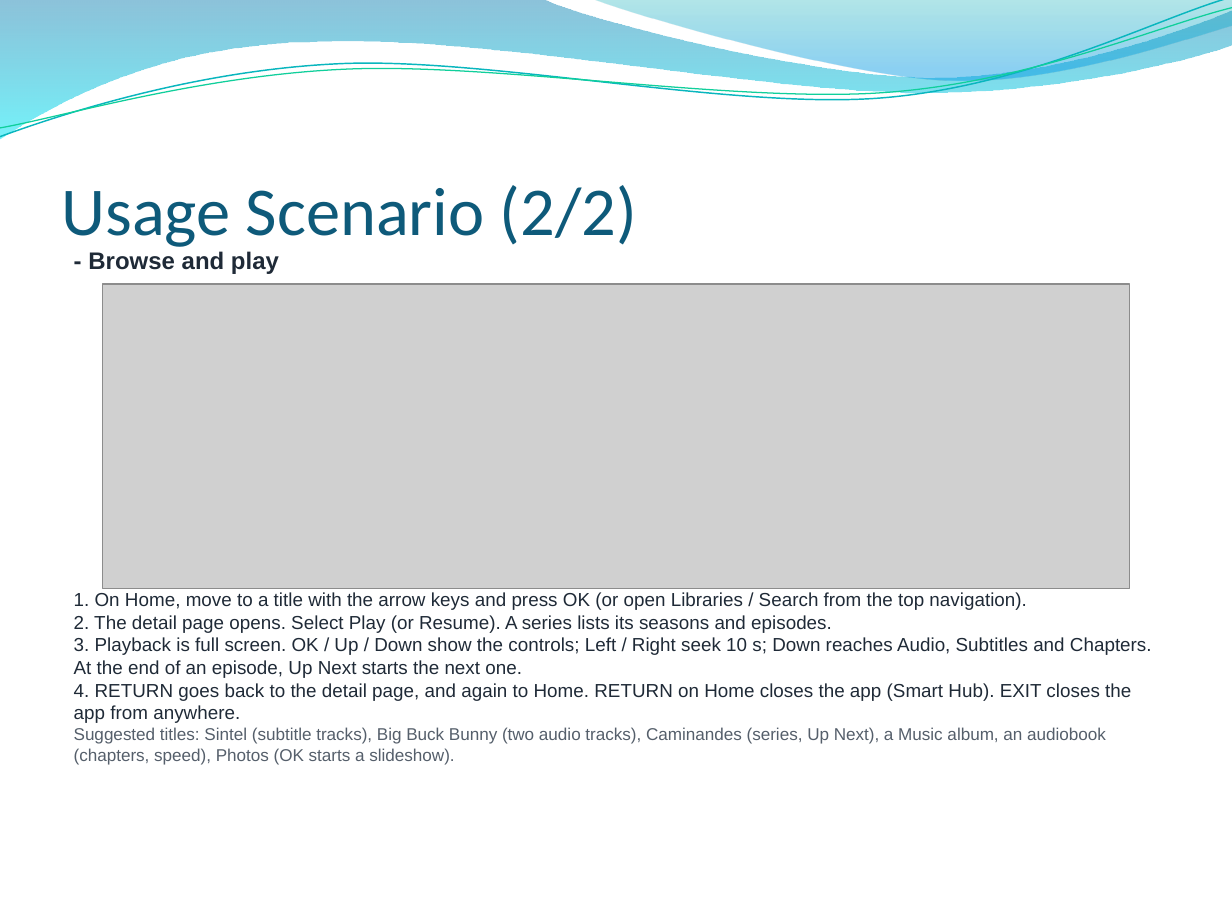
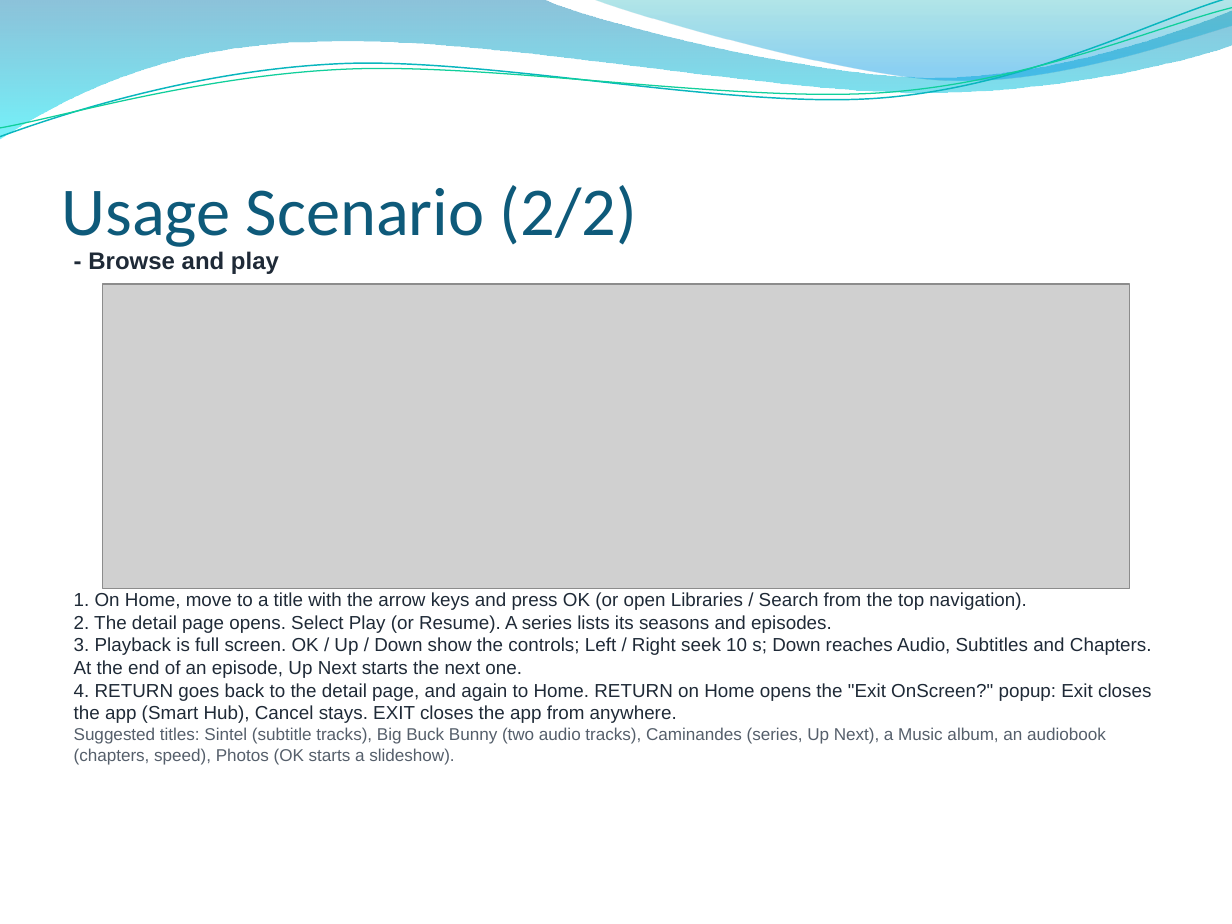
Before and after one commit to CollinJAycock/OnScreen, a slide deck: slide 7 of docs/store-assets/samsung-appstore/OnScreen_App_Description.pptx. Drawn at 1232x924 pixels with LibreOffice and Linux fonts; fonts in the diff are those of the drawing; grey boxes stand for pictures; background and template pictures are left out. Boxes give left, top, right and bottom in pixels: in the first picture for what was removed or moved away, otherwise in the second. Text is boxed around its words. In the diff, an @@ line names an element or a change of style, - is before the commit and + after.

```diff
--- a/docs/store-assets/samsung-appstore/OnScreen_App_Description.pptx
+++ b/docs/store-assets/samsung-appstore/OnScreen_App_Description.pptx
@@ text at <box>74,683,1151,723</box>: text changed @@
-4. RETURN goes back to the detail page, and again to Home. RETURN on Home closes the app (Smart Hub). EXIT closes the app from anywhere.
+4. RETURN goes back to the detail page, and again to Home. RETURN on Home opens the "Exit OnScreen?" popup: Exit closes the app (Smart Hub), Cancel stays. EXIT closes the app from anywhere.
```
Also in this commit, not shown: 1 other slide changed, 2 other files.
